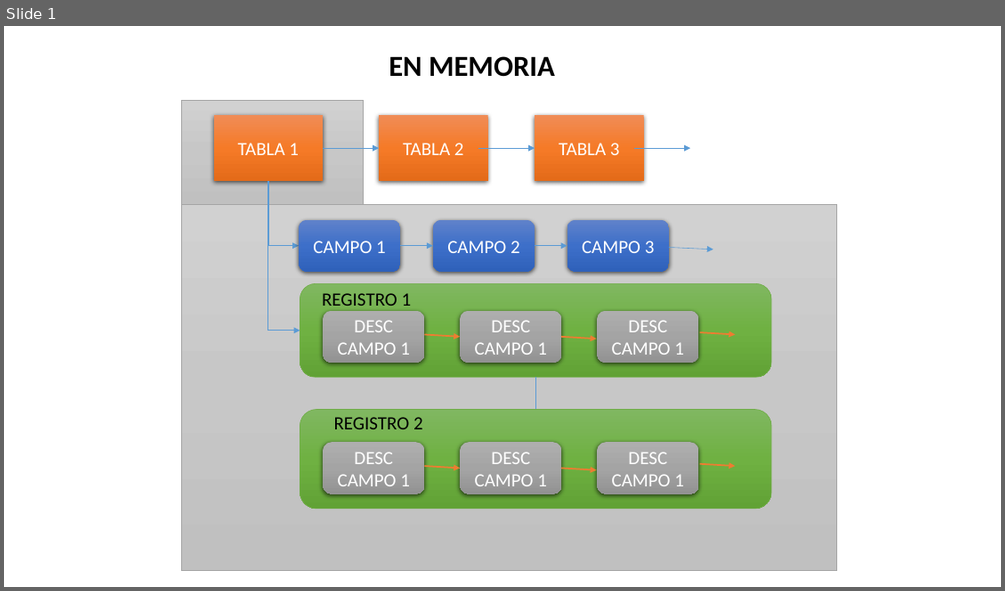
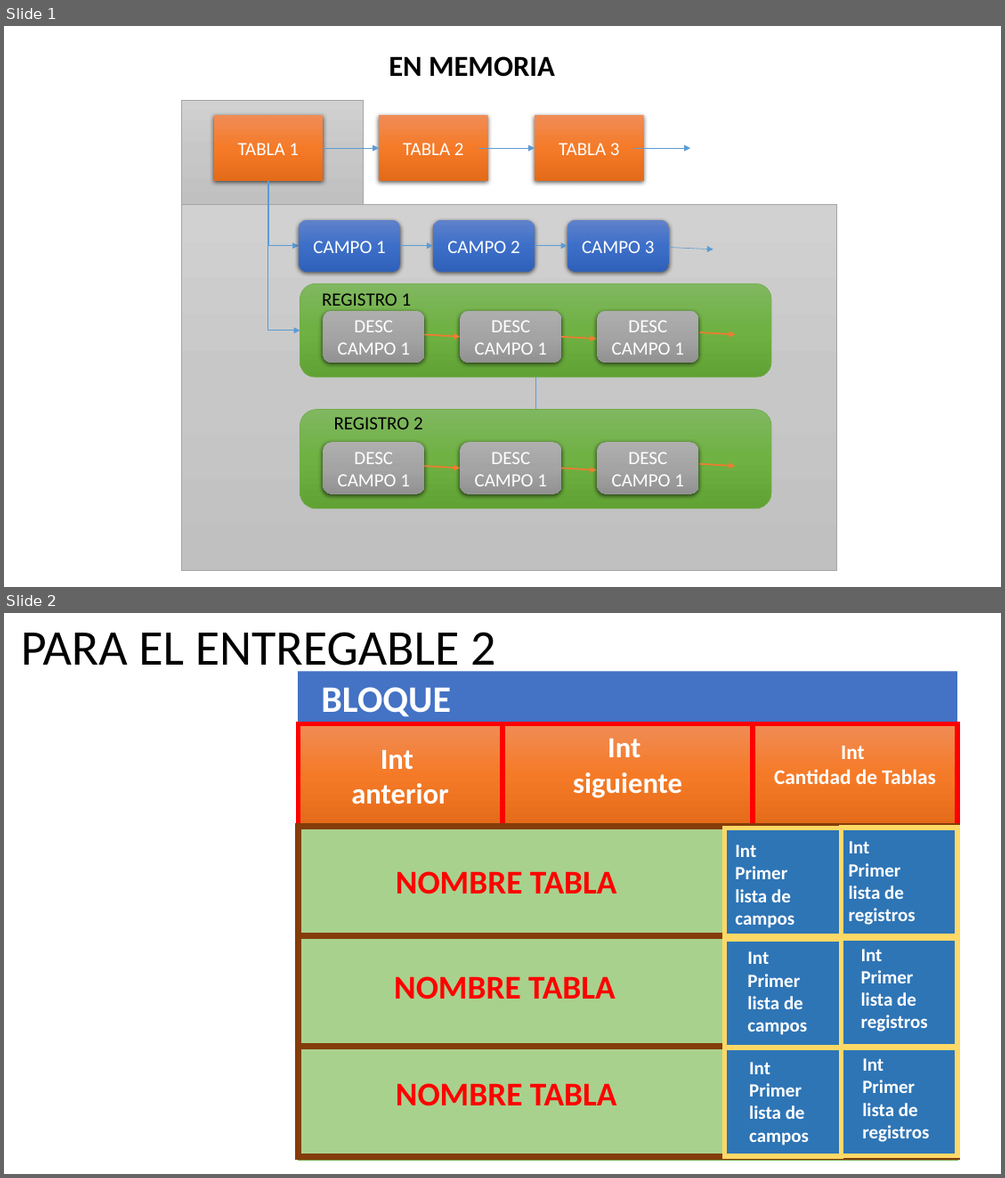
Before and after one commit to Luis96791/EstructuraDatos2, a slide deck: Proyecto/diseñoTCR.pptx. Shown one above the other, each under a label of ours: slide 1 before the commit, slides 1 and 2 after it. The pictures are 1005x591 and 1005x1178 pixels, drawn with LibreOffice and Linux fonts; fonts in the diff are those of the drawing. Boxes give left, top, right and bottom in pixels: in the first picture for what was removed or moved away, otherwise in the second. Text is boxed around its words. In the diff, an @@ line names an element or a change of style, - is before the commit and + after.

Commit message:
entregable 2 listo en 60%

```diff
--- a/Proyecto/diseñoTCR.pptx
+++ b/Proyecto/diseñoTCR.pptx
@@ slide 2 added at (4, 613, 1001, 1174), background #FFFFFF @@
@@ text added at (21, 632, 495, 676), 48 pt, text #000000 @@
+PARA EL ENTREGABLE 2
@@ rectangle added at (298, 672, 957, 1094), fill #4472C4 @@
@@ text added at (321, 687, 451, 717), 36 pt, text #FFFFFF, bold @@
+BLOQUE
@@ rectangle added at (298, 723, 957, 1159), fill gradient #81B861 to #6FB242 to #62A336, outline #70AD47 0.5 pt @@
@@ rectangle added at (298, 723, 502, 826), fill gradient #F18C57 to #F67B28 to #E56C19, outline #FF0000 4.5 pt, 28 pt, text #FFFFFF, bold @@
+Int
+anterior
@@ rectangle added at (502, 723, 753, 826), fill gradient #F18C57 to #F67B28 to #E56C19, outline #FF0000 4.5 pt, 28 pt, text #FFFFFF, bold @@
+Int
+siguiente
@@ rectangle added at (752, 723, 957, 826), fill gradient #F18C57 to #F67B28 to #E56C19, outline #FF0000 4.5 pt, 20 pt, text #FFFFFF, bold @@
+Int
+Cantidad de Tablas
@@ rectangle added at (298, 826, 957, 936), fill #A9D18E, outline #843C0B 6 pt @@
@@ rectangle added at (725, 828, 841, 936), fill #2E75B6, outline #FFD966 4.5 pt @@
@@ text added at (735, 844, 794, 928), 18 pt, text #FFFFFF, bold @@
+Int
+Primer lista de campos
@@ rectangle added at (841, 827, 957, 935), fill #2E75B6, outline #FFD966 4.5 pt @@
@@ text added at (849, 841, 915, 925), 18 pt, text #FFFFFF, bold @@
+Int
+Primer lista de registros
@@ text added at (396, 871, 616, 894), 32 pt, text #FF0000, bold @@
+NOMBRE TABLA
@@ rectangle added at (298, 936, 957, 1046), fill #A9D18E, outline #843C0B 6 pt @@
@@ rectangle added at (725, 939, 841, 1046), fill #2E75B6, outline #FFD966 4.5 pt @@
@@ text added at (747, 951, 807, 1035), 18 pt, text #FFFFFF, bold @@
+Int
+Primer lista de campos
@@ rectangle added at (841, 938, 957, 1046), fill #2E75B6, outline #FFD966 4.5 pt @@
@@ text added at (861, 949, 928, 1031), 18 pt, text #FFFFFF, bold @@
+Int
+Primer lista de registros
@@ text added at (394, 976, 615, 999), 32 pt, text #FF0000, bold @@
+NOMBRE TABLA
@@ rectangle added at (298, 1046, 957, 1156), fill #A9D18E, outline #843C0B 6 pt @@
@@ rectangle added at (725, 1048, 841, 1156), fill #2E75B6, outline #FFD966 4.5 pt @@
@@ text added at (749, 1062, 809, 1145), 18 pt, text #FFFFFF, bold @@
+Int
+Primer lista de campos
@@ rectangle added at (841, 1047, 957, 1155), fill #2E75B6, outline #FFD966 4.5 pt @@
@@ text added at (862, 1058, 929, 1142), 18 pt, text #FFFFFF, bold @@
+Int
+Primer lista de registros
@@ text added at (396, 1083, 616, 1106), 32 pt, text #FF0000, bold @@
+NOMBRE TABLA
```
Also in this commit, not shown: 1 other slide added, 1 slide removed, 9 other files.
